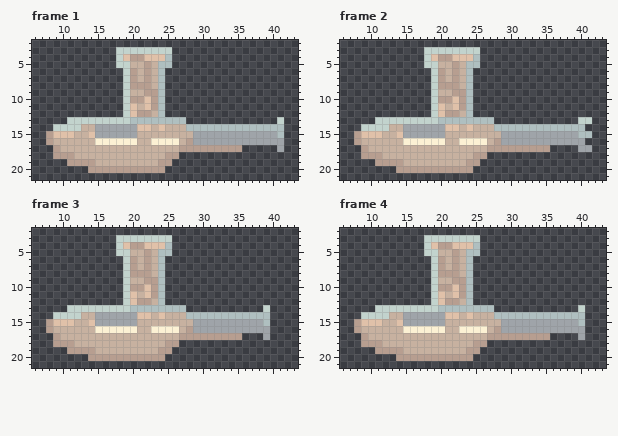
Two states of a pixel-art file, AsepriteFiles/Drafts/Player/Weapons/Animated_weapons/fungiGun.ase. Above: the version before the commit.
45x30 pixels, 5 frames. Shown: frame 1: x 6..43, y 2..21; frame 2: x 6..43, y 2..21; frame 3: x 6..43, y 2..21; frame 4: x 6..43, y 2..21. The commit also changed other frames, which this record leaves out.
After the commit:
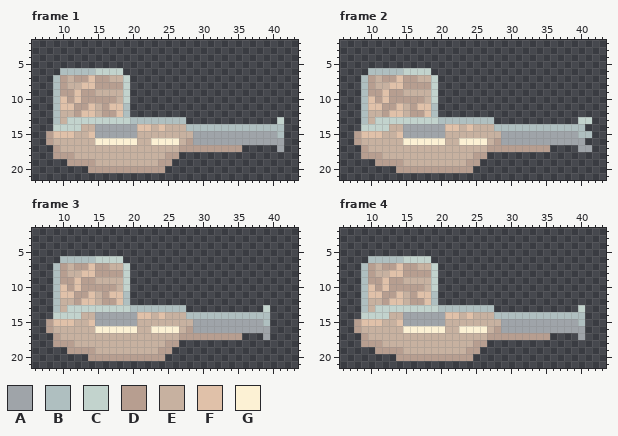
Palette (. is transparent): A #9fa4a9  B #afbfc0  C #c2d3cd  D #b79e90  E #c7b1a0  F #e0c1a9  G #fcf1d4
Difference:
Frame 1, layer "Munitions":
y 3: x 18..25 CCCCCCCC -> ........
y 4: x 18..25 CFDDFFFB -> ........
y 5: x 18..25 CCEEDEBB -> ........
y 6: x 10..24 .........CDEDEB -> BBBBBCCCC......
y 7: x 9..18 .......... -> BDEDDFDDEE; x 20..24 DEDEB -> .....
y 8: x 9..18 .......... -> BDEEFFDDDD; x 20..24 DDDEB -> .....
y 9: x 9..18 .......... -> BDDFDDEEEE; x 20..24 EEDDB -> .....
y 10: x 9..18 .......... -> BFDFDDDDDE; x 20..24 DDFDB -> .....
y 11: x 9..24 ..........CFEFDB -> BFFDDFEDFFB.....
y 12: x 9..24 ..........CFDDEB -> BEEDFFEDDFB.....
y 13: x 9..10 .. -> BE
Frame 2, layer "Munitions": the same change as frame 1
Frame 3, layer "Munitions": the same change as frame 1
Frame 4, layer "Munitions": the same change as frame 1
Boxes around the changes in both pictures, in picture pixels (x1, y1, x2, y2):
changed: (53, 47, 172, 124)
changed: (361, 47, 480, 124)
changed: (53, 235, 172, 312)
changed: (361, 235, 480, 312)
